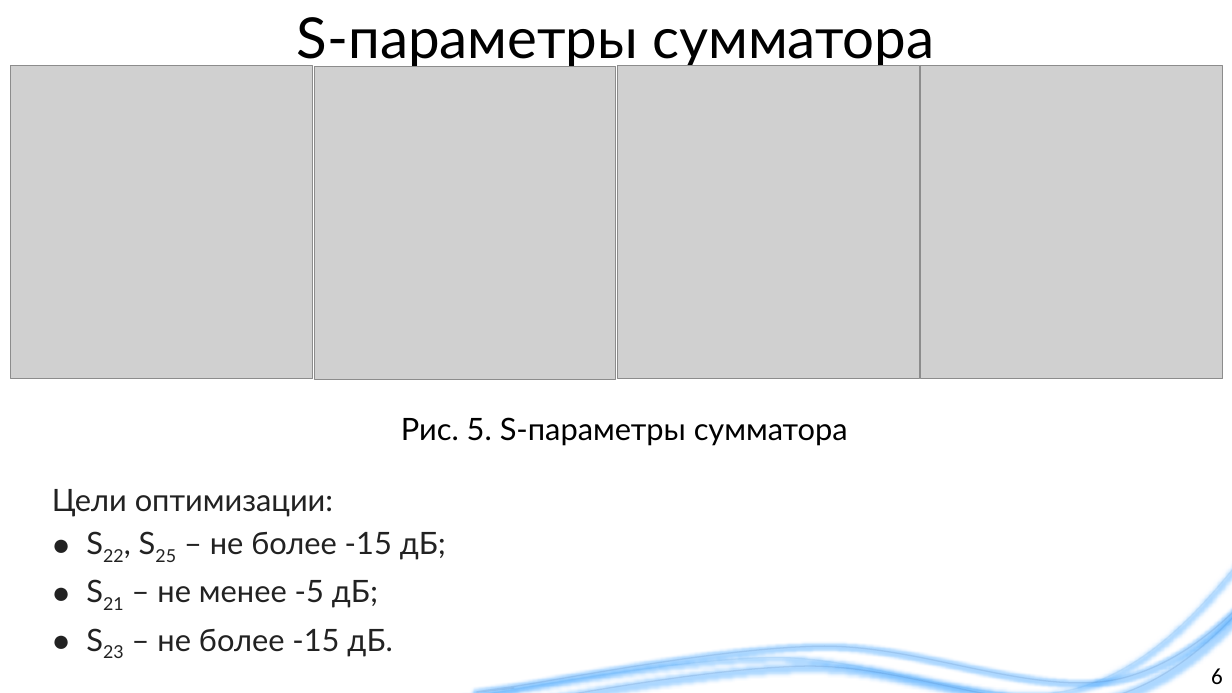
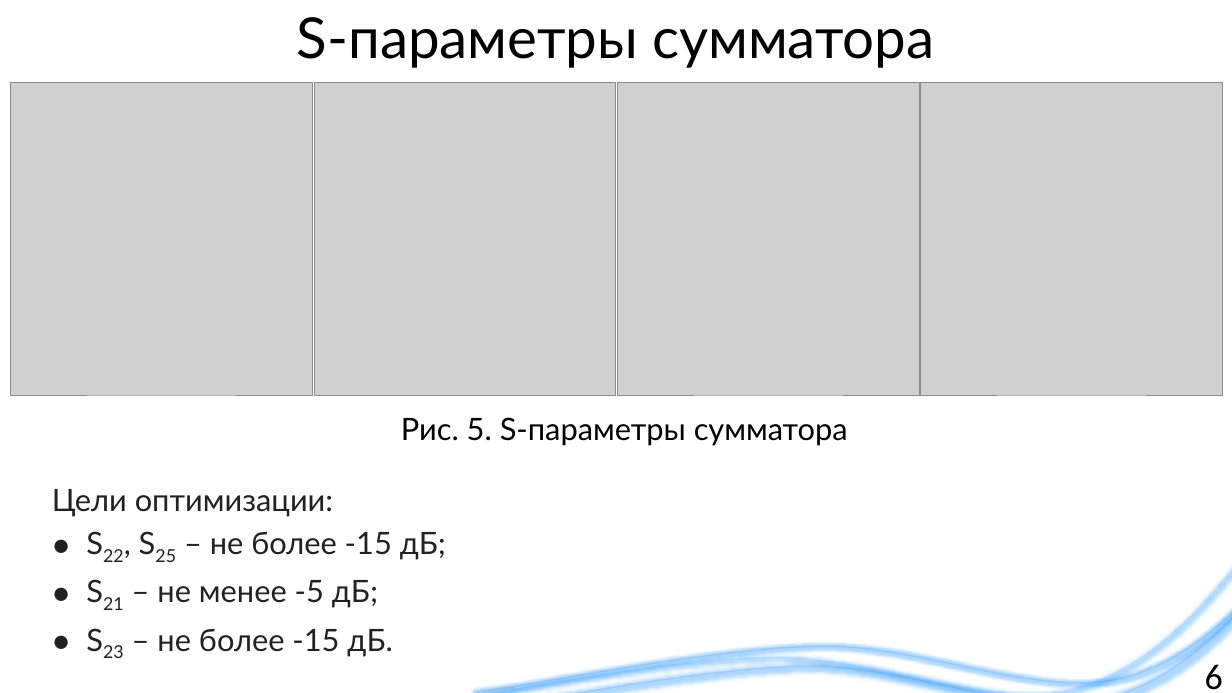
Before and after one commit to liveinscarlet/Study, a slide deck: slide 6 of Диссертация и предзащита/Презентация для предзащиты.pptx. Drawn at 1232x693 pixels with LibreOffice and Linux fonts; fonts in the diff are those of the drawing; grey boxes stand for pictures; background and template pictures are left out. Boxes give left, top, right and bottom in pixels: in the first picture for what was removed or moved away, otherwise in the second. Text is boxed around its words. In the diff, an @@ line names an element or a change of style, - is before the commit and + after.

```diff
--- a/Диссертация и предзащита/Презентация для предзащиты.pptx
+++ b/Диссертация и предзащита/Презентация для предзащиты.pptx
@@ 4 pictures moved together from (x1=11, y1=66, x2=1224, y2=380) to (x1=11, y1=82, x2=1224, y2=396) @@
@@ page number at (x1=1205, y1=664, x2=1223, y2=690): size 18 to 28 pt @@
```
Also in this commit, not shown: 5 other slides changed.
